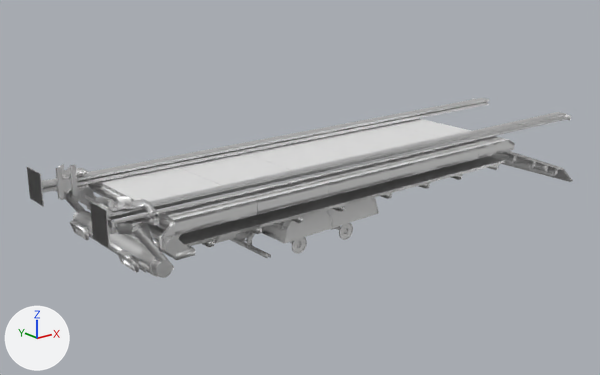
A saved change to the FBX model a-frame_simplified/meshes/trucks/tuning/short.fbx.
One viewpoint serves both versions: a 50 mm lens placed at (-0.0647, -0.133, 0.0631), pointed at (0.0477, 0.0075, 0.0069). Every picture has the same lights, and +X, +Y and +Z are marked at lower left. Where no turn or scale is listed for an object, it has been applied to the vertices. Vertices at the same position are counted once.

Objects in the first picture: 'arm.002', 'body.001', 'cdt_Body.001', 'cdt_Ramp.054', 'cdt_RootNode.001', 'ramp.101', 'topRightAnchor.001', 'wheels.001'.
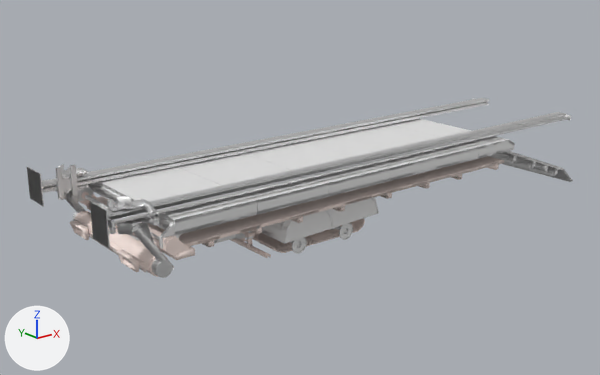
What changed in the scene script:
```text
Change mat_short_mat:
    mat_short_mat.metallic: 1.0 -> 0.0
Add mat_skid_mat:
    mat_skid_mat = principled_material('skid_mat')
    mat_skid_mat.base_color = (1.0, 0.841, 0.785)  # white #ffece5
    mat_skid_mat.roughness = 0.405
Change me_cylinder_007:
    used by ob_cdt_body_001; location = (0.0, 0.0, 0.0)
    remove me_cylinder_007.from_pydata(...)  # 450 vertices, 331 faces; spans x -0.0037..0.0926, y -0.0168..0.0167, z 0.0028..0.0124
    add me_cylinder_007.from_pydata(...)  # 572 vertices, 433 faces; spans x -0.0037..0.0926, y -0.0168..0.0167, z 0.0002..0.0124
    me_cylinder_007 part 1: a new loose piece of 64 vertices spanning x 0.0401..0.057, y -0.0084..0.0085, z 0.0002..0.0027, in mat_skid_mat (white #ffece5)
    me_cylinder_007 part 2: a new loose piece of 58 vertices spanning x 0.0275..0.04, y -0.0084..0.0085, z 0.0002..0.0026, in mat_skid_mat (white #ffece5)
    add me_cylinder_007.materials.append(mat_skid_mat)  # white #ffece5
Add me_cube_014:
    me_cube_014.from_pydata(...)  # 266 vertices, 234 faces; spans x 0.057..0.0865, y -0.0155..0.0014, z -0.0193..-0.0143
    me_cube_014.materials.append(mat_skid_mat)  # white #ffece5
Add ob_skid_009:
    ob_skid_009 = bpy.data.objects.new('skid.009', me_cube_014)
    ob_skid_009.location = (-0.0295, 0.0071, 0.0194)
```

Where the change shows, as pixel boxes (x1, y1, x2, y2) in the pictures (600 x 375 px):
'body.001', surface changed: (70, 156, 504, 277) in both
'skid.009', added: after (254, 220, 363, 252)
part 1 of me_cylinder_007, added: after (308, 218, 365, 243)
part 2 of me_cylinder_007, added: after (253, 233, 319, 253)
